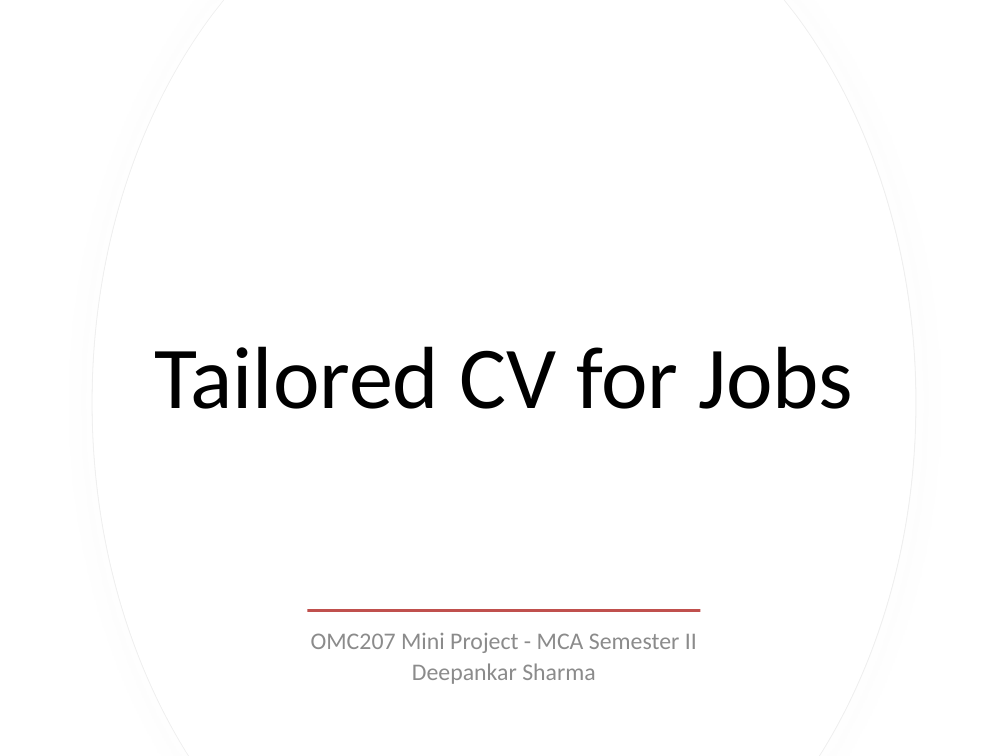
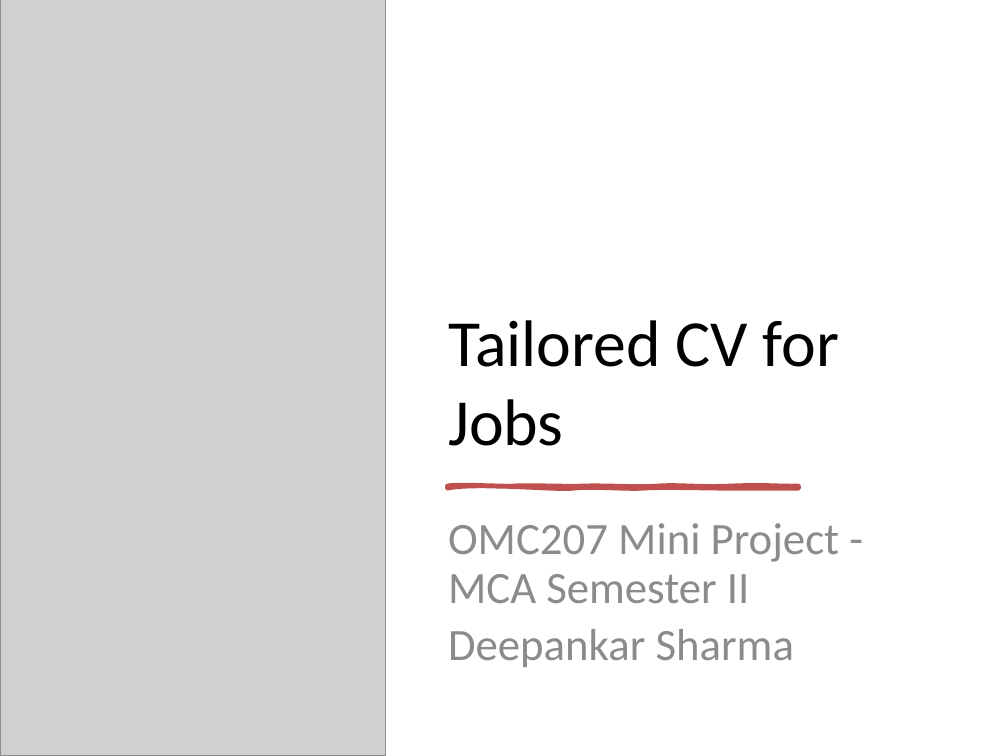
Before and after one commit to ideepankarsharma2003/MCA, a slide deck: slide 1 of Semester 02/OMC 207 Mini Project/Tailored_CV_for_Jobs_Presentation.pptx. Drawn at 1008x756 pixels with LibreOffice and Linux fonts; fonts in the diff are those of the drawing; grey boxes stand for pictures. Boxes give left, top, right and bottom in pixels: in the first picture for what was removed or moved away, otherwise in the second. Text is boxed around its words. In the diff, an @@ line names an element or a change of style, - is before the commit and + after.

```diff
--- a/Semester 02/OMC 207 Mini Project/Tailored_CV_for_Jobs_Presentation.pptx
+++ b/Semester 02/OMC 207 Mini Project/Tailored_CV_for_Jobs_Presentation.pptx
@@ picture added at (x1=0, y1=0, x2=385, y2=756) @@
@@ freeform shape removed at (x1=92, y1=0, x2=915, y2=756) @@
@@ freeform shape removed at (x1=93, y1=0, x2=915, y2=756) @@
@@ title "Tailored CV for Jobs" moved from (x1=154, y1=346, x2=853, y2=409) to (x1=448, y1=320, x2=839, y2=446) @@
@@ title "Tailored CV for Jobs" at (x1=448, y1=320, x2=839, y2=446): size 63 to 47 pt; alignment centre to left; vertical alignment middle to bottom @@
@@ freeform shape added at (x1=448, y1=486, x2=798, y2=488), fill #C0504D, outline #C0504D 3.5 pt @@
@@ subtitle "OMC207 Mini Project - MCA ..." moved from (x1=311, y1=633, x2=697, y2=684) to (x1=448, y1=523, x2=839, y2=667) @@
@@ subtitle "OMC207 Mini Project - MCA ..." at (x1=448, y1=523, x2=839, y2=667): size 17 to 32 pt; alignment centre to left; more space between paragraphs; vertical alignment middle to top @@
@@ rectangle removed at (x1=307, y1=609, x2=701, y2=612) @@
```
Also in this commit, not shown: 7 other slides changed, 10 other files.
